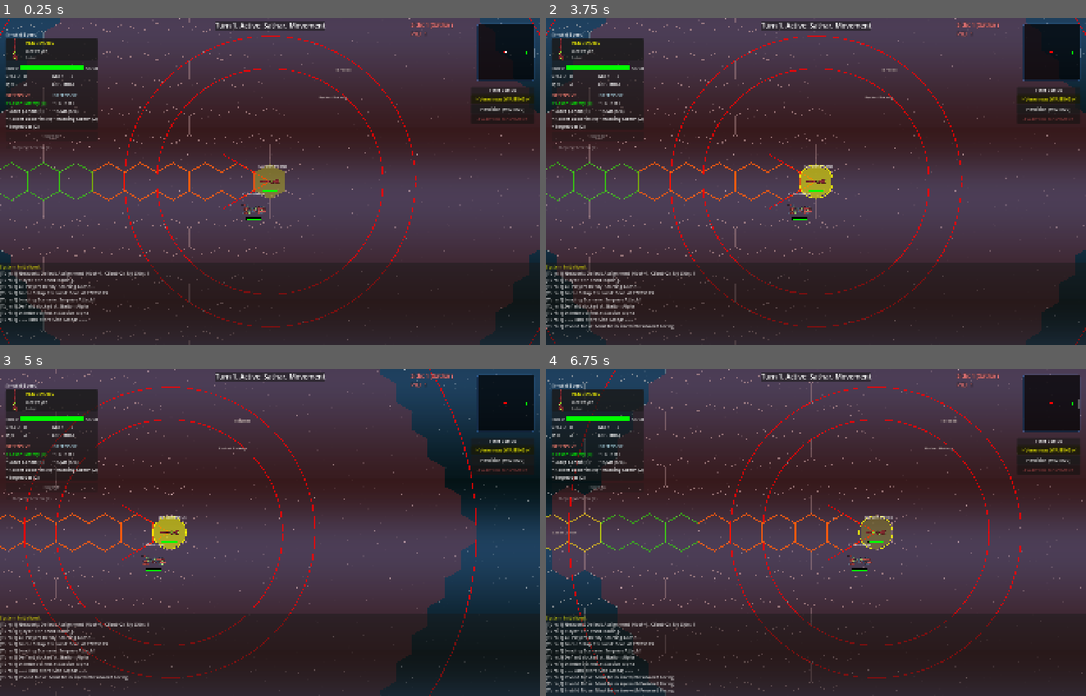
Above: before the commit, frames 1-4 (two rows, left to right).
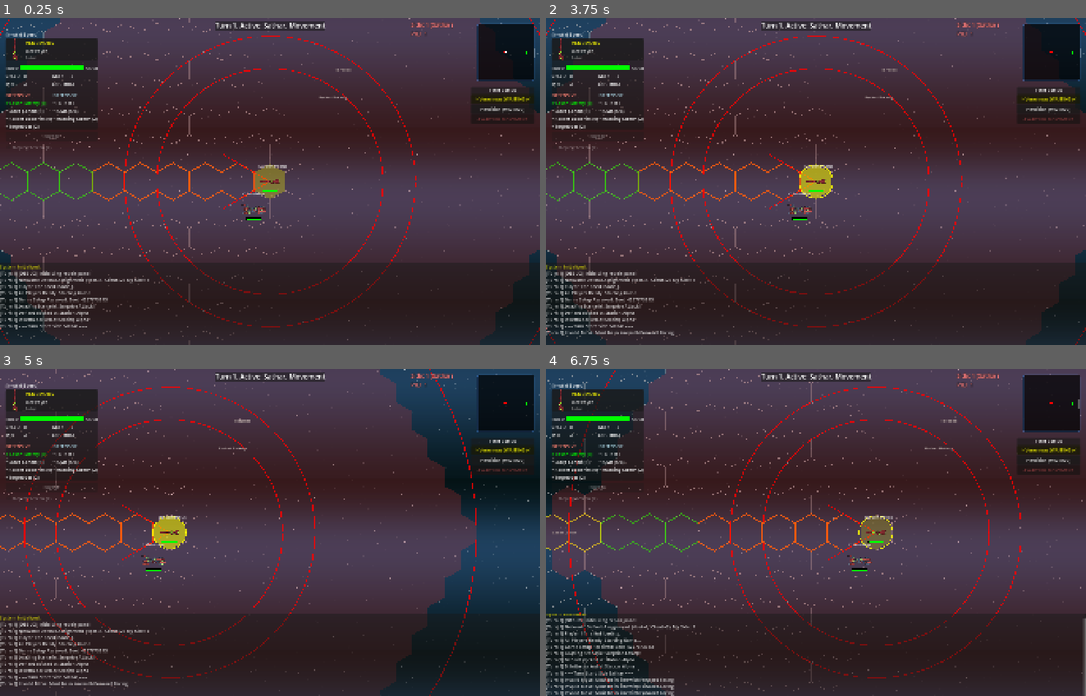
Above: after the commit, the same moments.

Repository: jjeffers/sf-kh-simulator
Game: Godot game, scene res://Scenes/Main.tscn
The game is run twice, just before and just after one commit, with the same random seed, the same clock (stepped at 60 frames per second) and the same inputs. This scene is started directly instead of the project's main scene.
Inputs (mouse positions are in pixels of both pictures, inside the frame that each line leads up to):
- Up to frame 1 (0.25 s): no input
- Up to frame 2 (3.75 s): click "> Venemous (WAITING) <" at 0.5 s; click "Perdition (WAITING)" at 1.25 s; click "Venemous (WAITING)" at 2 s; tap Enter at 2.75 s; drag from (1053, 53) to (870, 109) at 2.77 s; tap Space at 3.5 s; drag from (708, 197) to (789, 246) at 3.52 s
- Up to frame 3 (5 s): move the mouse to (324, 460) at 4.27 s; hold D from 4.28 s (still down); tap Alt at 4.35 s
- Up to frame 4 (6.75 s): release D at 5 s; drag from (789, 597) to (654, 483) at 5.02 s; move the mouse to (978, 581) at 5.77 s; hold A 5.78-6.5 s; tap Q at 5.85 s; tap Space at 6.02 s; drag from (654, 483) to (735, 450) at 6.52 s

The runs differ from the first frame. In frame 1, 1.1% of the frame differs, in the area x 0-28%, y 77-96%; in frame 2, 1.3%; in frame 3, 1.3%; in frame 4, 3.1%, in the area x 0-100%, y 74-100%.

Commit message:
Add debug statements for repair UI visibility

Diff:
--- a/Scripts/GameManager.gd
+++ b/Scripts/GameManager.gd
@@ -647,6 +647,8 @@
 	_setup_repair_ui()
 
 func _setup_repair_ui():
+	print("[DEBUG] _setup_repair_ui called")
+	log_message("[DEBUG] Initializing repair_panel")
 	panel_repair = PanelContainer.new()
 	panel_repair.set_anchors_and_offsets_preset(Control.PRESET_CENTER)
 	panel_repair.custom_minimum_size = Vector2(600, 450)
@@ -2179,7 +2181,11 @@
 		rpc_sync_repair_state(1, repair_allocations)
 
 func _update_repair_ui():
-	if not is_instance_valid(list_repair): return
+	print("[DEBUG] _update_repair_ui called - Subphase: %d, my_side_id: %d" % [repair_subphase, my_side_id])
+	log_message("[DEBUG] Updating Repair UI for Phase: %d" % repair_subphase)
+	if not is_instance_valid(list_repair):
+		print("[DEBUG] _update_repair_ui aborted: list_repair is invalid!")
+		return
 
 	# Clear list
 	for c in list_repair.get_children():
@@ -2286,6 +2292,8 @@
 		# Ensure button is available to click to advance manually
 		if btn_repair_exec:
 			btn_repair_exec.disabled = false
+
+	print("[DEBUG] _update_repair_ui FINISHED. Items in list_repair: %d" % list_repair.get_child_count())
 func _on_repair_exec_pressed():
 	if repair_subphase == 1 or repair_subphase == 2:
 		log_message("Submitting Repair Allocations for Side %d" % repair_subphase)
@@ -2759,9 +2767,12 @@
 		panel_planning.visible = false
 		panel_attack_queue.visible = false
 		if panel_repair:
+			print("[DEBUG] panel_repair explicitly set to VISIBLE in _update_ui_state")
+			log_message("[DEBUG] Repair panel visibility set to true.")
 			panel_repair.visible = true
 			panel_repair.move_to_front()
-
+		else:
+			print("[DEBUG] ERROR: panel_repair is null in _update_ui_state during Phase.REPAIR")
 		btn_undo.visible = false
 		btn_commit.visible = false
 		btn_orbit_cw.visible = false
